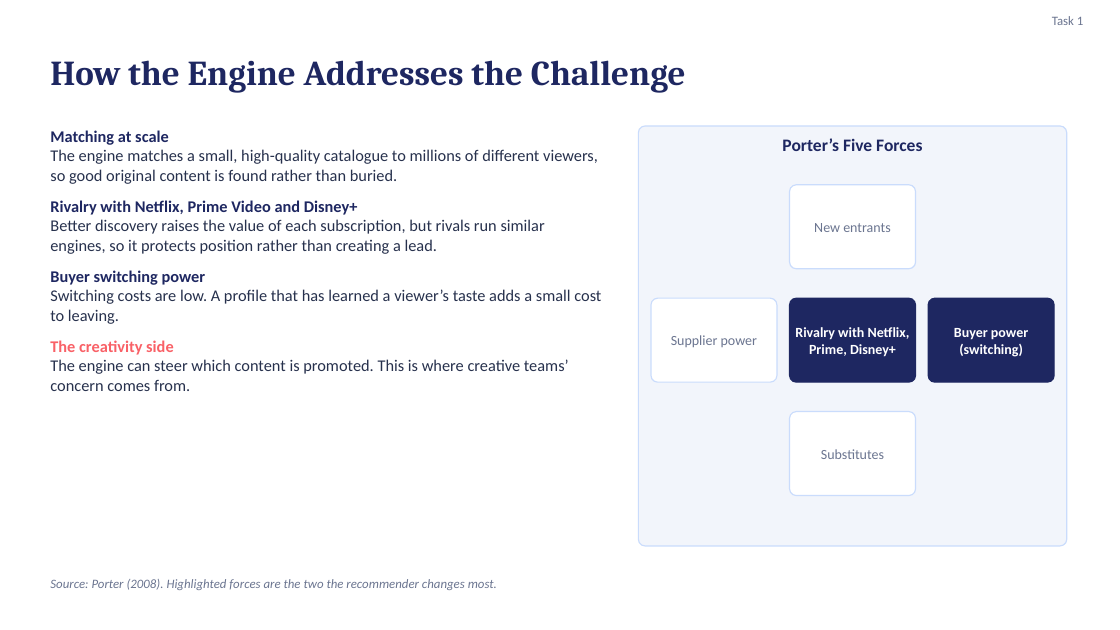
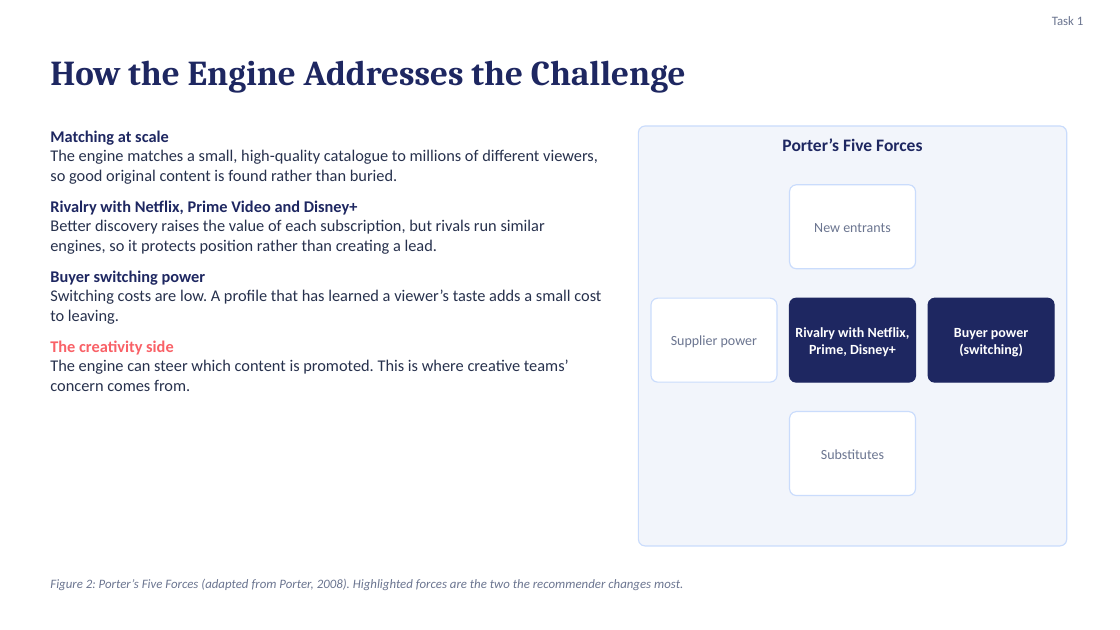
Before and after one commit to karanrg22-svg/skill, a slide deck: slide 4 of Earning-the-Signal_revised.pptx. Drawn at 1120x630 pixels with LibreOffice and Linux fonts; fonts in the diff are those of the drawing. Boxes give left, top, right and bottom in pixels: in the first picture for what was removed or moved away, otherwise in the second. Text is boxed around its words. In the diff, an @@ line names an element or a change of style, - is before the commit and + after.

```diff
--- a/Earning-the-Signal_revised.pptx
+++ b/Earning-the-Signal_revised.pptx
@@ text at box(50, 579, 683, 590): text changed @@
-Source: Porter (2008). Highlighted forces are the two the recommender changes most.
+Figure 2: Porter’s Five Forces (adapted from Porter, 2008). Highlighted forces are the two the recommender changes most.
```
Also in this commit, not shown: 7 other slides changed.
